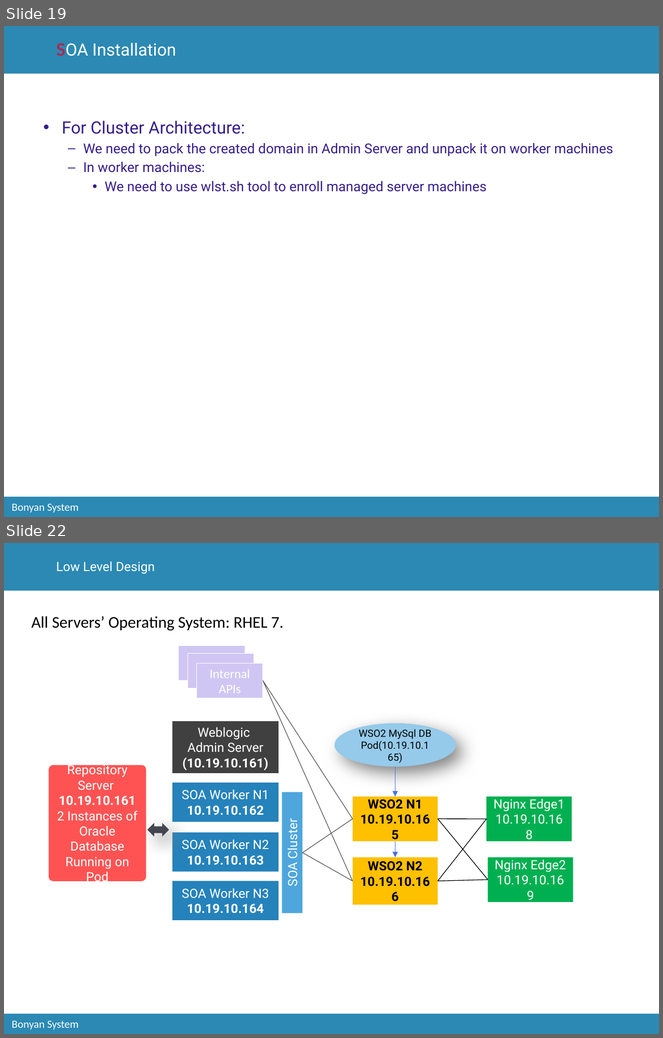
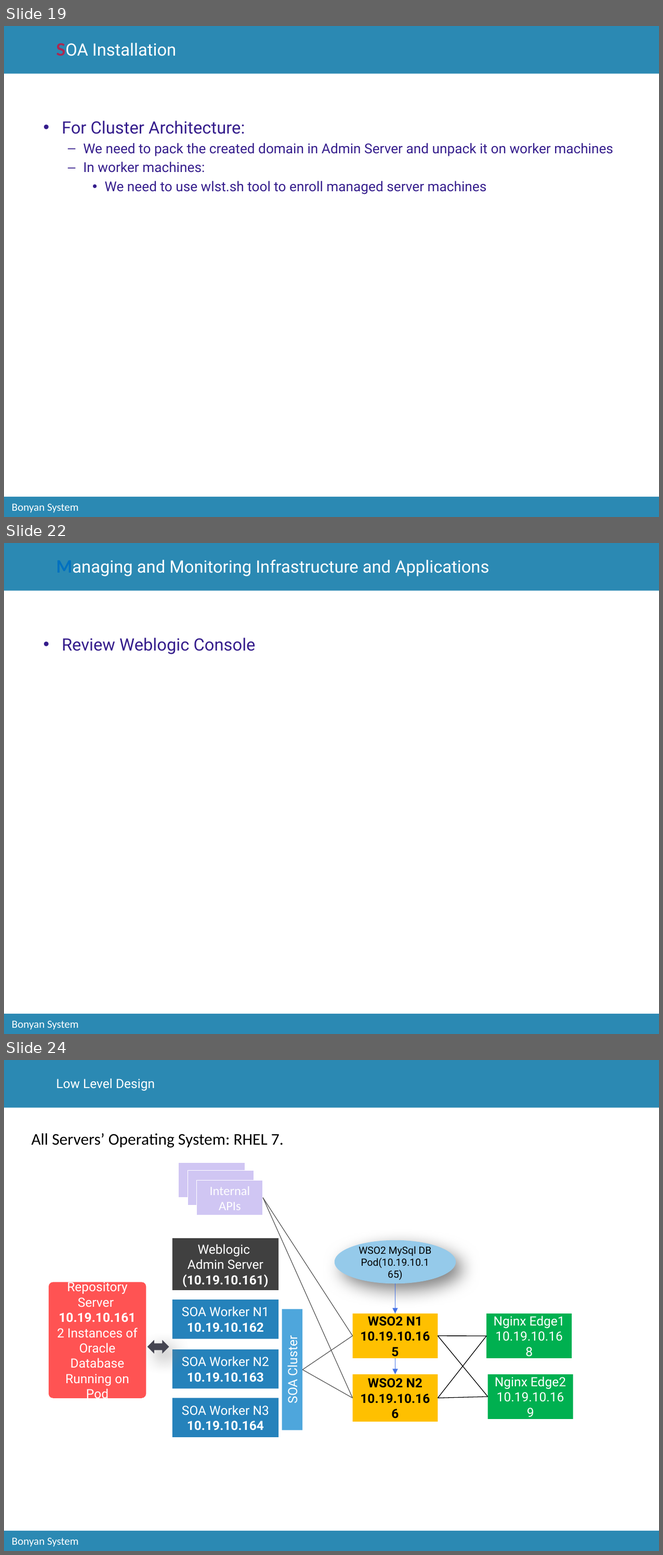
Before and after one commit to catcry/soaTraining, a slide deck: Presentation/soaTrainingPresentation.pptx. Shown one above the other, each under a label of ours: slides 19 and 22 before the commit, slides 19, 22 and 24 after it; the slides between them are not shown. The pictures are 663x1038 and 663x1555 pixels, drawn with LibreOffice and Linux fonts; fonts in the diff are those of the drawing; background and template pictures are left out. Boxes give left, top, right and bottom in pixels: in the first picture for what was removed or moved away, otherwise in the second. Text is boxed around its words. In the diff, an @@ line names an element or a change of style, - is before the commit and + after.

```diff
--- a/Presentation/soaTrainingPresentation.pptx
+++ b/Presentation/soaTrainingPresentation.pptx
@@ slide 22 added at [4, 543, 659, 1034], background #FFFFFF; not listed: 3 template elements that a slide beside it also shows @@
@@ title added at [56, 560, 489, 576], 18.8 pt, text #FFFFFF @@
+Managing and Monitoring Infrastructure and Applications
@@ text added at [62, 638, 256, 654], 18.8 pt, text #351D8C @@
+• Review Weblogic Console
@@ what was slide 22 is now slide 24 @@
```
Also in this commit, not shown: 1 slide changed, 2 other slides added, 1 slide removed.
